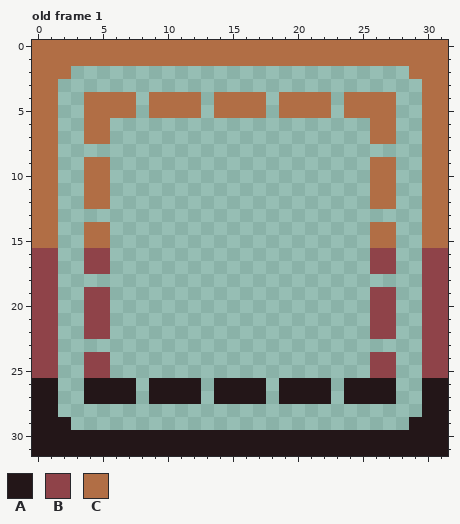
File history of a pixel-art file, Project Games/Project Mini Farm Simulator/Aseprite/basic UI/CollectableRoom_UI.aseprite. The picture above was drawn from the file before the commit.
32x32 pixels, 4 frames. Shown: old frame 1. The commit also changed other frames, which this record leaves out.
Palette (. is transparent): A #231618  B #8f4349  C #b16e45
Pixels before, old frame 1, first column x 0:
 0 CCCCCCCCCCCCCCCCCCCCCCCCCCCCCCCC
 1 CCCCCCCCCCCCCCCCCCCCCCCCCCCCCCCC
 2 CCC..........................CCC
 3 CC............................CC
 4 CC..CCCC.CCCC.CCCC.CCCC.CCCC..CC
 5 CC..CCCC.CCCC.CCCC.CCCC.CCCC..CC
 6 CC..CC....................CC..CC
 7 CC..CC....................CC..CC
 8 CC............................CC
 9 CC..CC....................CC..CC
10 CC..CC....................CC..CC
11 CC..CC....................CC..CC
12 CC..CC....................CC..CC
13 CC............................CC
14 CC..CC....................CC..CC
15 CC..CC....................CC..CC
16 BB..BB....................BB..BB
17 BB..BB....................BB..BB
18 BB............................BB
19 BB..BB....................BB..BB
20 BB..BB....................BB..BB
21 BB..BB....................BB..BB
22 BB..BB....................BB..BB
23 BB............................BB
24 BB..BB....................BB..BB
25 BB..BB....................BB..BB
26 AA..AAAA.AAAA.AAAA.AAAA.AAAA..AA
27 AA..AAAA.AAAA.AAAA.AAAA.AAAA..AA
28 AA............................AA
29 AAA..........................AAA
30 AAAAAAAAAAAAAAAAAAAAAAAAAAAAAAAA
31 AAAAAAAAAAAAAAAAAAAAAAAAAAAAAAAA
Once edited:
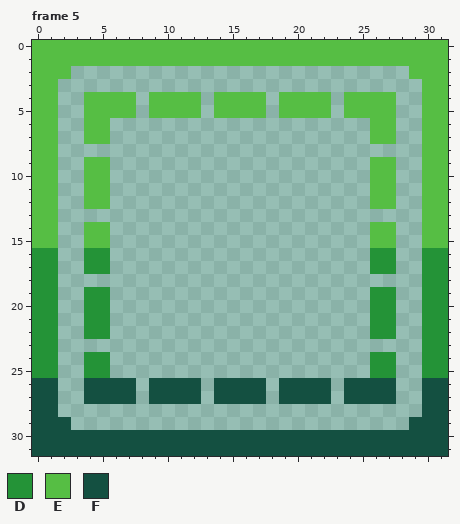
Colours new in this view: D #249337  E #56be44  F #145041
A new or re-ordered frame is compared with the old frame closest to it.
What changed:
frames 4 -> 6
Changed rows in their new state; - is an unchanged pixel.
Frame 5 is new; against old frame 1:
first column x 0:
 0 EEEEEEEEEEEEEEEEEEEEEEEEEEEEEEEE
 1 EEEEEEEEEEEEEEEEEEEEEEEEEEEEEEEE
 2 EEE--------------------------EEE
 3 EE----------------------------EE
 4 EE--EEEE-EEEE-EEEE-EEEE-EEEE--EE
 5 EE--EEEE-EEEE-EEEE-EEEE-EEEE--EE
 6 EE--EE--------------------EE--EE
 7 EE--EE--------------------EE--EE
 8 EE----------------------------EE
 9 EE--EE--------------------EE--EE
10 EE--EE--------------------EE--EE
11 EE--EE--------------------EE--EE
12 EE--EE--------------------EE--EE
13 EE----------------------------EE
14 EE--EE--------------------EE--EE
15 EE--EE--------------------EE--EE
16 DD--DD--------------------DD--DD
17 DD--DD--------------------DD--DD
18 DD----------------------------DD
19 DD--DD--------------------DD--DD
20 DD--DD--------------------DD--DD
21 DD--DD--------------------DD--DD
22 DD--DD--------------------DD--DD
23 DD----------------------------DD
24 DD--DD--------------------DD--DD
25 DD--DD--------------------DD--DD
26 FF--FFFF-FFFF-FFFF-FFFF-FFFF--FF
27 FF--FFFF-FFFF-FFFF-FFFF-FFFF--FF
28 FF----------------------------FF
29 FFF--------------------------FFF
30 FFFFFFFFFFFFFFFFFFFFFFFFFFFFFFFF
31 FFFFFFFFFFFFFFFFFFFFFFFFFFFFFFFF
Boxes around the changes in both pictures, in picture pixels (x1, y1, x2, y2):
changed: (32, 40, 448, 456)
